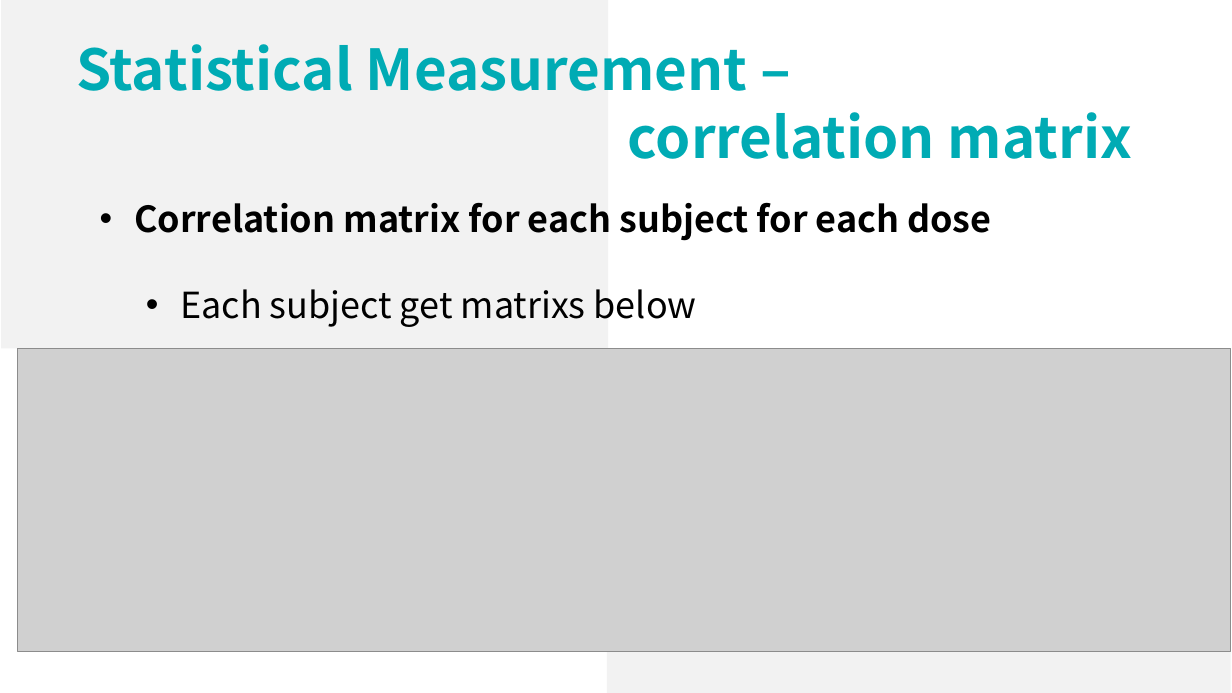
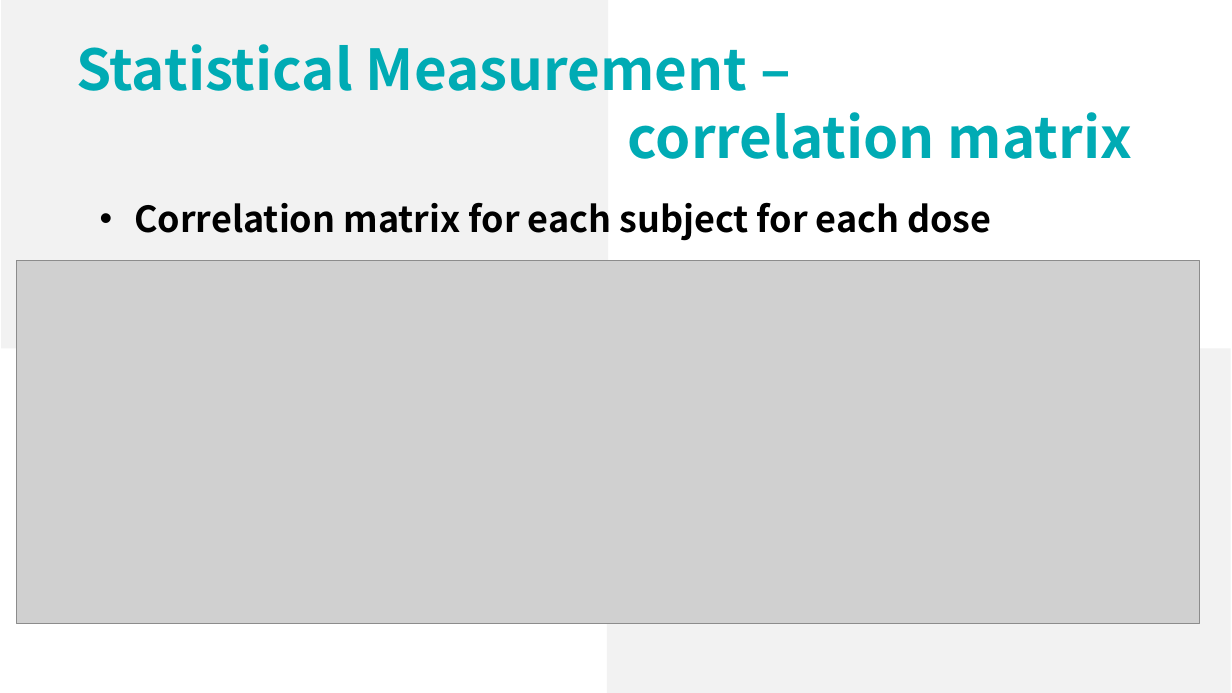
Before and after one commit to lsyoath/sheepy, a slide deck: slide 16 of Work/CurrentResults.pptx (slide 14 before the commit). Drawn at 1232x693 pixels with LibreOffice and Linux fonts; fonts in the diff are those of the drawing; grey boxes stand for pictures. Boxes give left, top, right and bottom in pixels: in the first picture for what was removed or moved away, otherwise in the second. Text is boxed around its words. In the diff, an @@ line names an element or a change of style, - is before the commit and + after.

```diff
--- a/Work/CurrentResults.pptx
+++ b/Work/CurrentResults.pptx
@@ picture: place and size @@
-picture at (18, 348, 1230, 652)
+picture at (17, 261, 1201, 624)
@@ text at (181, 289, 697, 327): paragraph removed @@
-  • Each subject get matrixs below
```
Also in this commit, not shown: 5 other slides changed, 3 slides added, 2 other files.
